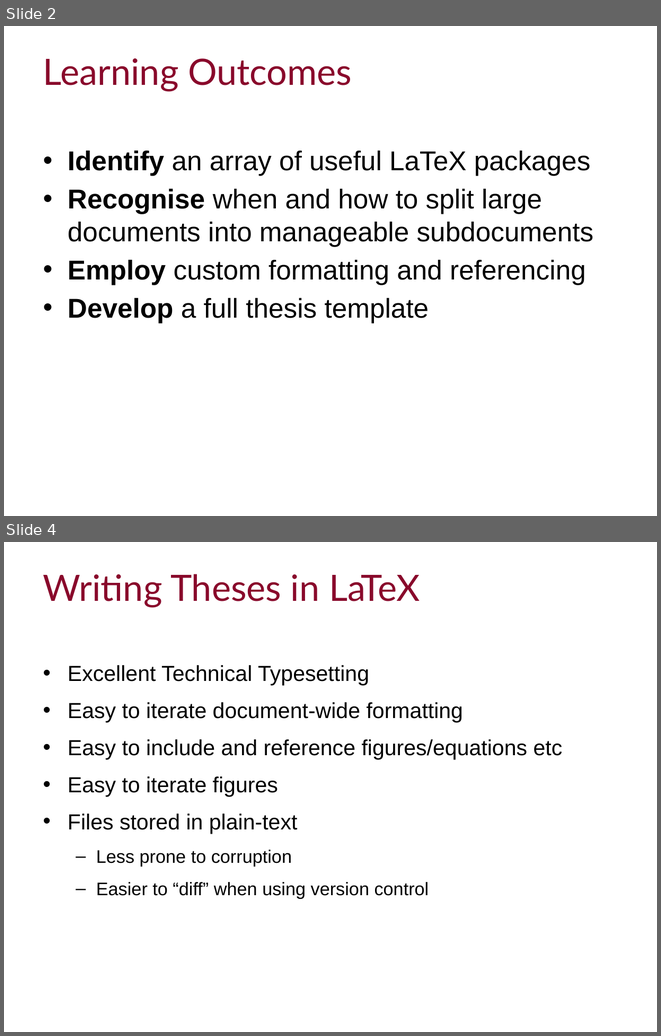
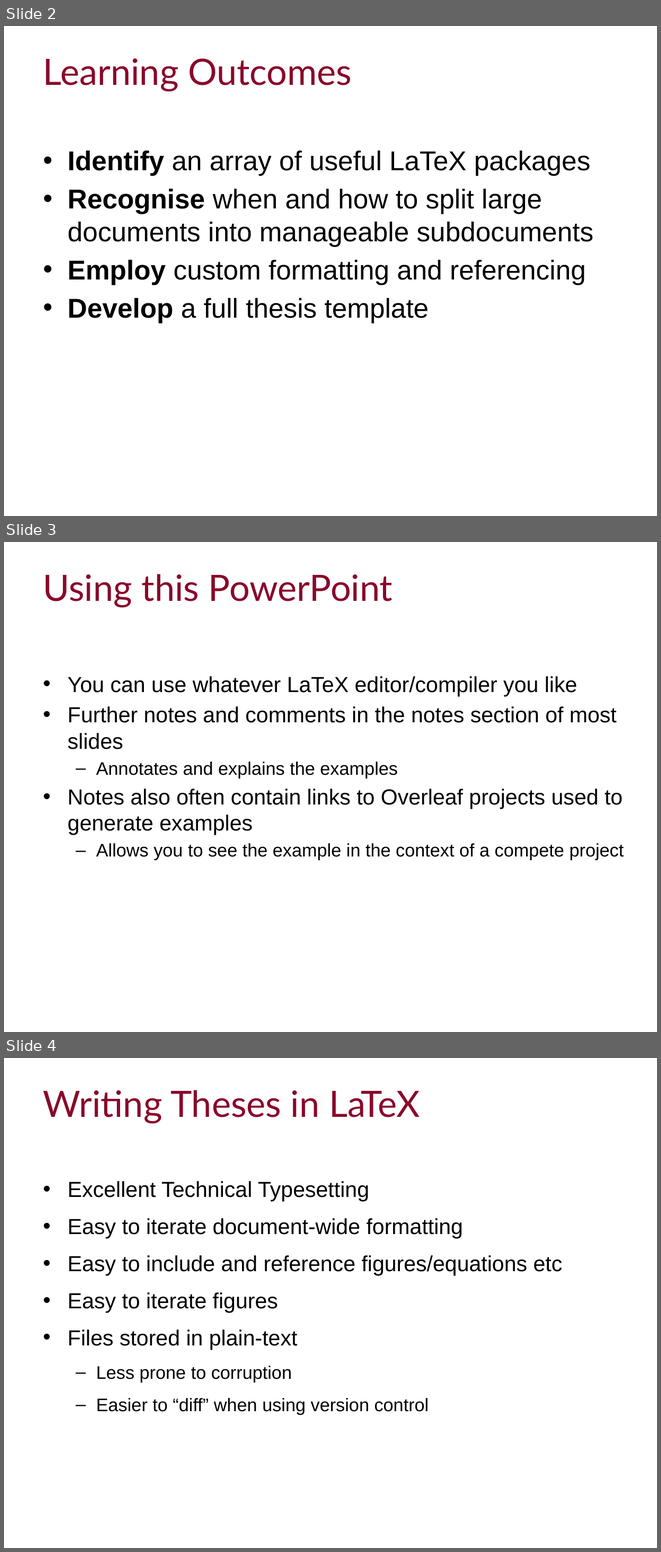
Before and after one commit to ImperialCollegeLondon/RCDS-writing-theses-in-latex, a slide deck: Writing Theses in Latex Slides.pptx. Shown one above the other, each under a label of ours: slides 2 and 4 before the commit, slides 2, 3 and 4 after it; the slides between them are not shown. The pictures are 661x1036 and 661x1552 pixels, drawn with LibreOffice and Linux fonts; fonts in the diff are those of the drawing; background and template pictures are left out. Boxes give left, top, right and bottom in pixels: in the first picture for what was removed or moved away, otherwise in the second. Text is boxed around its words. In the diff, an @@ line names an element or a change of style, - is before the commit and + after.

```diff
--- a/Writing Theses in Latex Slides.pptx
+++ b/Writing Theses in Latex Slides.pptx
@@ slide 3 added at (4,542,657,1032), background #FFFFFF @@
@@ title added at (43,574,393,608), 40 pt, text #89092B @@
+Using this PowerPoint
@@ text added at (68,676,624,860), 24 pt, text #000000 @@
+• You can use whatever LaTeX editor/compiler you like
+• Further notes and comments in the notes section of most slides
+  – Annotates and explains the examples
+• Notes also often contain links to Overleaf projects used to generate examples
+  – Allows you to see the example in the context of a compete project
```
Also in this commit, not shown: 10 slides changed, 1 other slide added, 1 slide removed.
